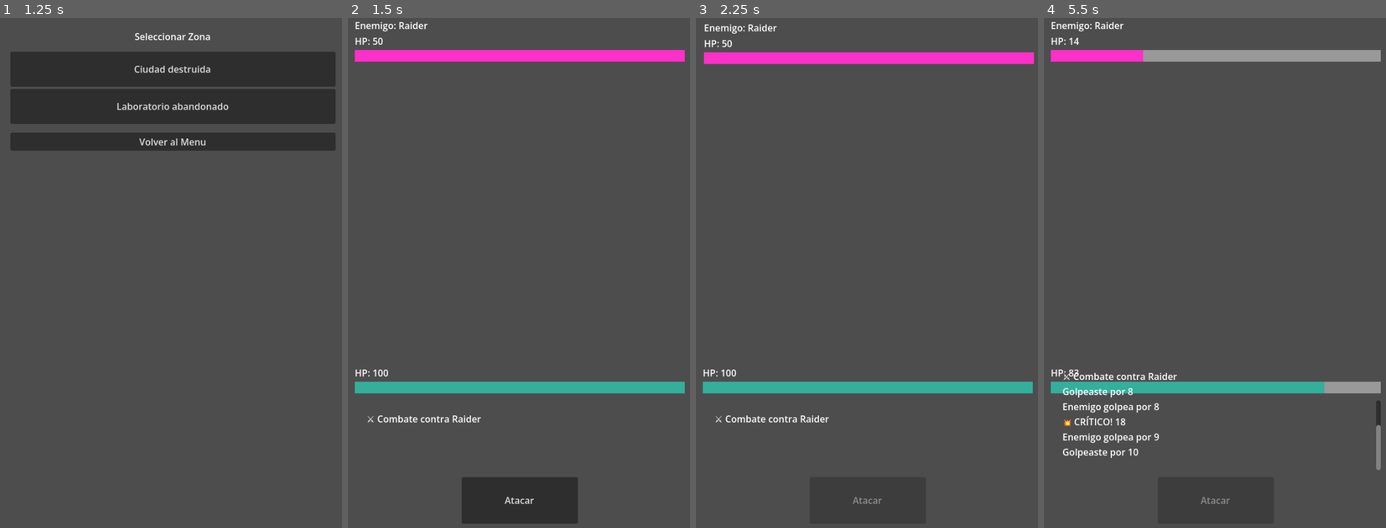
Above: before the commit, frames 1-4 (left to right).
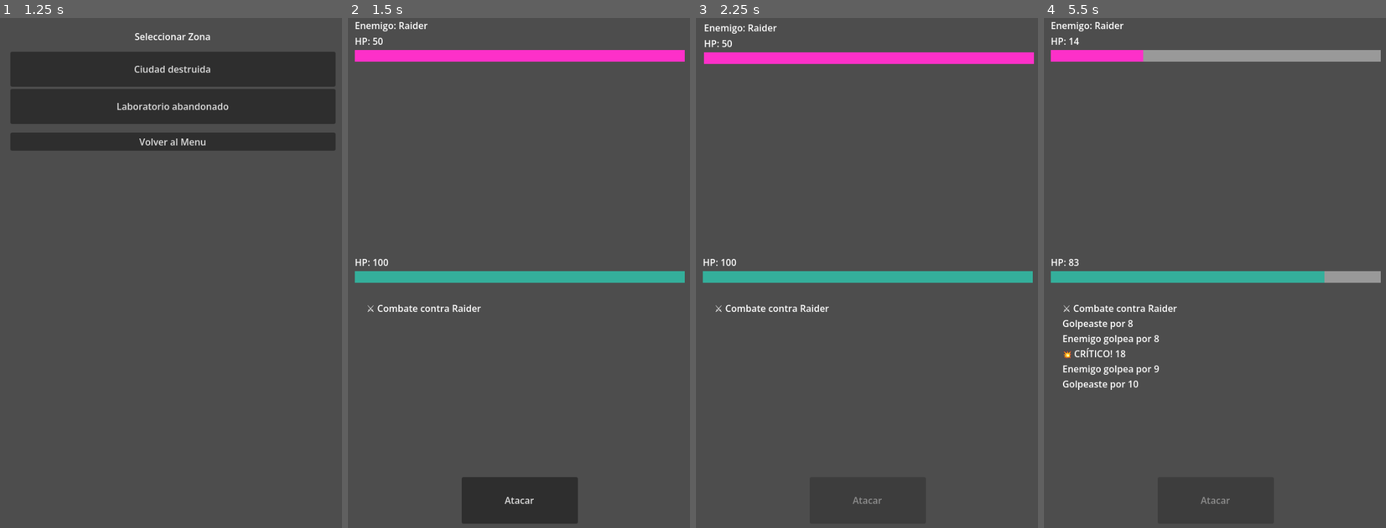
Above: after the commit, the same moments.

Repository: MirandaFrancoCBA/apocalypsheep
Game: Godot game, scene res://scenes/main_menu.tscn
Same seed, same stepped clock (60 frames per second), same inputs: the game is played once before the commit and once after it.
Inputs:
- Up to frame 1 (1.25 s): click "JUGAR" at 0.5 s
- Up to frame 2 (1.5 s): click "Ciudad destruida" at 1.25 s
- Up to frame 3 (2.25 s): click "Atacar" at 2 s
- Up to frame 4 (5.5 s): tap Enter at 2.75 s; click "Atacar" at 3.5 s; tap Space at 4.25 s; click "Atacar" at 5 s

Frame 1 is identical in both runs. In frame 2, 5.3% of the frame differs, in the area x 1-99%, y 47-80%; in frame 3, 5.3%; in frame 4, 6.9%, in the area x 1-99%, y 47-89%.

Commit message:
Fix: loot and log

Diff:
--- a/scenes/combat_screen.tscn
+++ b/scenes/combat_screen.tscn
@@ -105,7 +105,7 @@
 [node name="LabelResult" type="Label" parent="MarginContainer/VBoxContainer/CombatLogContainer/MarginContainer" unique_id=771717333]
 custom_minimum_size = Vector2(50, 50)
 layout_mode = 2
-size_flags_vertical = 0
+size_flags_vertical = 1
 autowrap_mode = 2
 
 [node name="ButtonAttack" type="Button" parent="MarginContainer/VBoxContainer" unique_id=1997688783]
--- a/scripts/ui/combat_screen.gd
+++ b/scripts/ui/combat_screen.gd
@@ -28,6 +28,7 @@
 var player: Player
 var enemy: Enemy
 var combat_finished := false
+var waiting_for_input := false
 
 var combat_system := CombatSystem.new()
 
@@ -96,7 +97,8 @@
 		return
 
 	button_attack.disabled = true
-	# aplicar efectos antes del turno
+
+	# 🧪 EFECTOS (inicio de turno)
 	var logs = combat_system.apply_effects(player)
 	for l in logs:
 		add_log(l)
@@ -106,7 +108,8 @@
 		add_log(l)
 
 	_update_ui()
-	# ATAQUE JUGADOR
+
+	# 🗡️ ATAQUE JUGADOR
 	var result = combat_system.player_attack(player, enemy)
 
 	await _flash(enemy_container, Color.RED)
@@ -126,7 +129,7 @@
 
 	await get_tree().create_timer(0.6).timeout
 
-	# ATAQUE ENEMIGO
+	# 👾 ATAQUE ENEMIGO
 	result = combat_system.enemy_attack(player, enemy)
 
 	await _flash(player_container, Color.RED)
@@ -147,7 +150,7 @@
 	button_attack.disabled = false
 
 # ─────────────────────────────────────────
-# LOG (PRO + AUTO SCROLL + LIMIT)
+# LOG (ESTABLE + LIMITADO + AUTOSCROLL)
 # ─────────────────────────────────────────
 func add_log(text: String) -> void:
 	var lines: Array = []
@@ -157,15 +160,14 @@
 
 	lines.append(text)
 
-	if lines.size() > MAX_LOG_LINES:
+	# limitar tamaño
+	while lines.size() > MAX_LOG_LINES:
 		lines.remove_at(0)
 
 	label_result.text = "\n".join(lines)
 
-	# Esperar UN frame (suficiente)
 	await get_tree().process_frame
 
-	# Scroll automático
 	var scrollbar = log_container.get_v_scroll_bar()
 	if scrollbar:
 		log_container.scroll_vertical = int(scrollbar.max_value)
@@ -189,20 +191,20 @@
 	for e in data:
 		if e["id"] == random_id:
 			return Enemy.from_dict(e)
+
 	return Enemy.new()
 
 func _end_combat(result: String) -> void:
 	combat_finished = true
+	waiting_for_input = true
 
 	GameManager.set_combat_result(result)
 
 	if result == "victory":
-		# XP
 		var xp_gained := 20
 		GameManager.add_xp(xp_gained)
 		add_log("✨ Ganaste " + str(xp_gained) + " XP")
 
-		# 🆕 LOOT
 		var loot = _generate_loot()
 
 		if loot.size() > 0:
@@ -210,11 +212,17 @@
 			add_log("🎁 Obtuviste: " + loot.get("name", "Item"))
 
 	add_log("🏁 Resultado: " + result)
+	add_log("👉 Tocar para continuar")
 
 	button_attack.disabled = true
 
-	await get_tree().create_timer(1.5).timeout
-	SceneManager.go_to_result()
+# ─────────────────────────────────────────
+# INPUT FINAL (NO MÁS AUTO EXIT)
+# ─────────────────────────────────────────
+func _input(event):
+	if waiting_for_input and event.is_pressed():
+		waiting_for_input = false
+		SceneManager.go_to_result()
 
 # ─────────────────────────────────────────
 # FX
@@ -235,6 +243,9 @@
 
 	node.position = original_pos
 
+# ─────────────────────────────────────────
+# LOOT
+# ─────────────────────────────────────────
 func _generate_loot() -> Dictionary:
 	var file = FileAccess.open("res://data/items.json", FileAccess.READ)
 
Not shown: 1 places in scenes/combat_screen.tscn that only renumber resources
